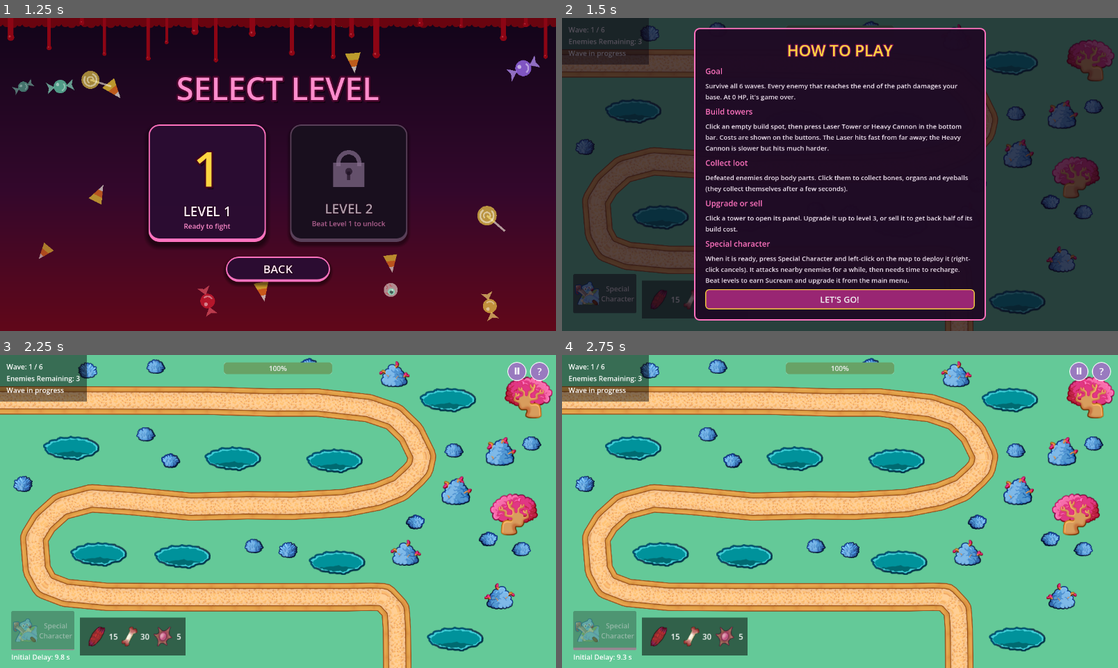
Above: before the commit, frames 1-4 (two rows, left to right).
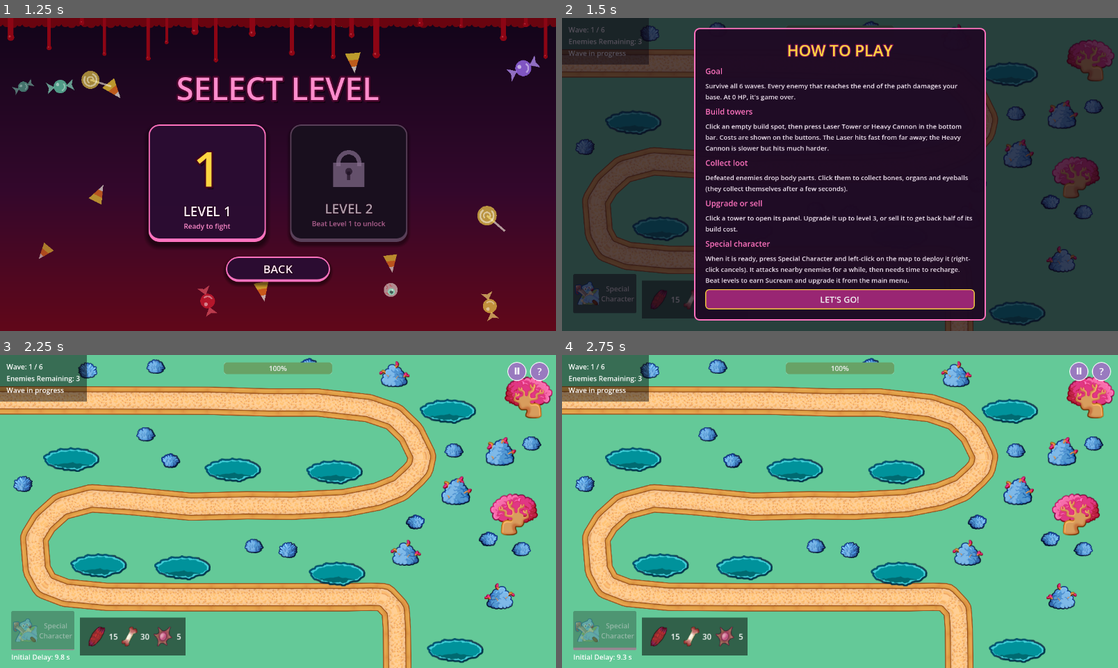
Above: after the commit, the same moments.

Repository: onion-40/candy-carnage
Game: Godot game, scene res://Scenes/MainMenu.tscn
The game is run twice, just before and just after one commit, with the same random seed, the same clock (stepped at 60 frames per second) and the same inputs. Sound files missing from this copy of the repository are replaced by a short silence.
Inputs (mouse positions are in pixels of both pictures, inside the frame that each line leads up to):
- Up to frame 1 (1.25 s): click "PLAY" at 0.5 s
- Up to frame 2 (1.5 s): click (767, 183) at 1.25 s
- Up to frame 3 (2.25 s): click "LET'S GO!" at 2 s
- Up to frame 4 (2.75 s): no input

Frame 1 is identical in both runs. In frame 2, 2.3% of the frame differs, in the area x 7-87%, y 10-99%; in frame 3, 7.6%; in frame 4, 7.6%.

Commit message:
Keep the build spot pad in place when a tower is built
The empty spot pad was drawn 26 px higher than the tower's own pad, so it
jumped down when a tower replaced it.

Windows build re-exported.

Diff:
--- a/Scripts/Scenes/Map.gd
+++ b/Scripts/Scenes/Map.gd
@@ -124,7 +124,7 @@
 	var visual = Sprite2D.new()
 	visual.name = "SpotSprite"
 	visual.texture = preload("res://Assets/Sprites/tower_spot_vacant.png")
-	visual.position = Vector2(0, 14) # the tower stands on the back of the pad
+	visual.position = Vector2(0, 40) # same spot as the Pad in Towers.tscn, so building doesn't shift it
 	spot.add_child(visual)
 
 
Not shown, changed: Candy Carnage.exe
